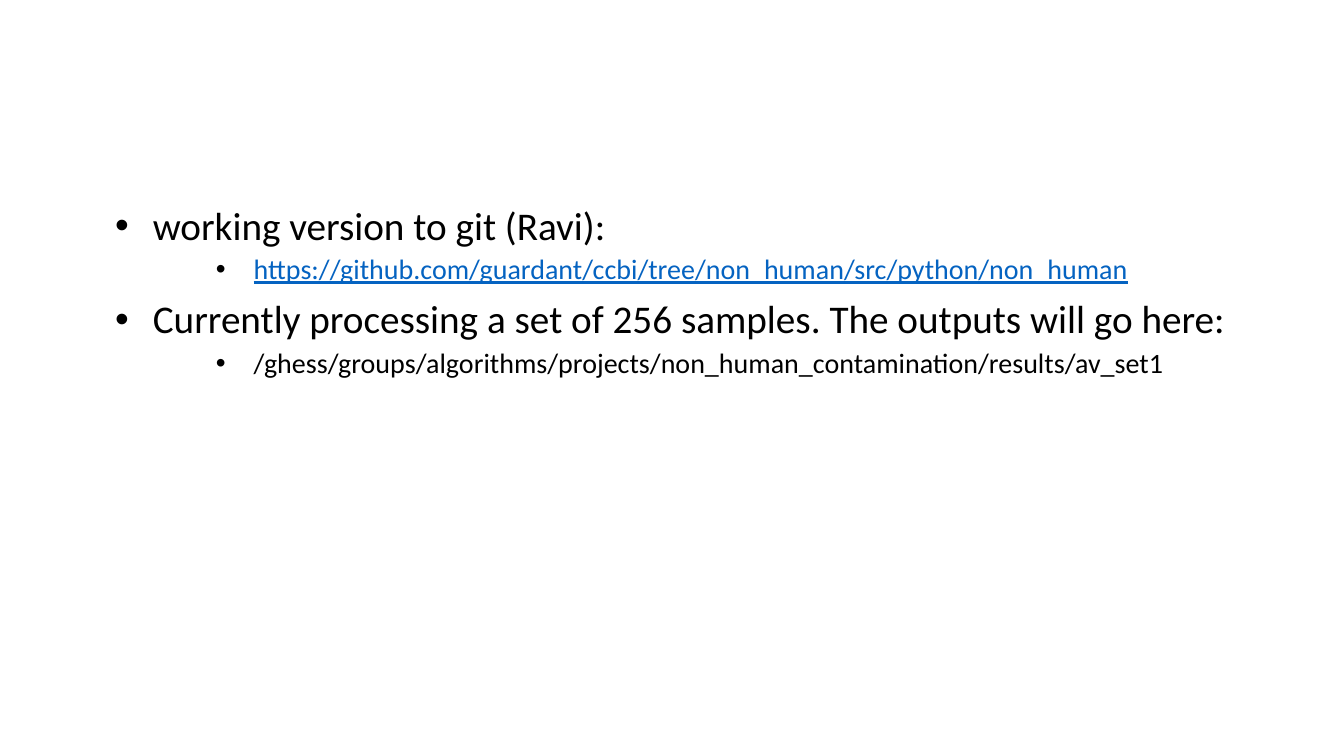
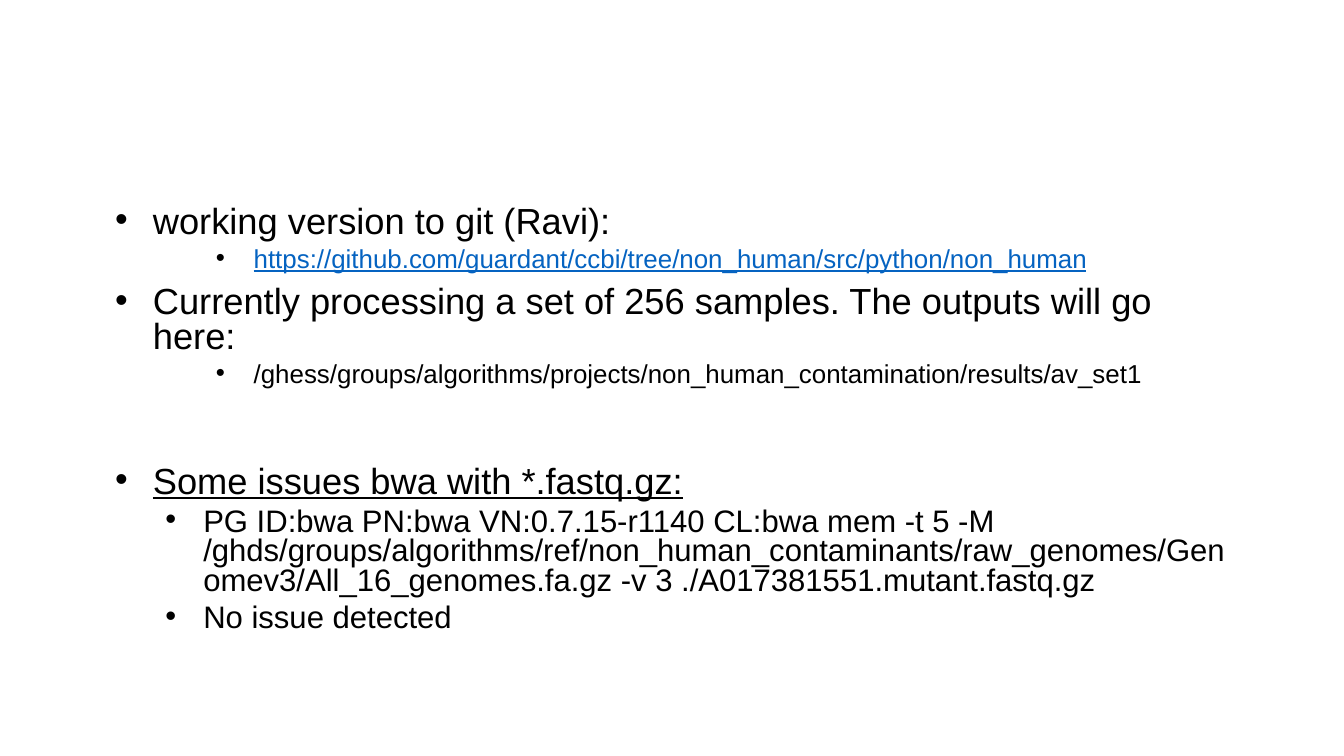
Before and after one commit to gh-xili/gh-xili, a slide deck: slide 11 of Progress_report/Ravi/Non_hg_contimination_XIANGLI_07072021.pptx. Drawn at 1344x756 pixels with LibreOffice and Linux fonts; fonts in the diff are those of the drawing. Boxes give left, top, right and bottom in pixels: in the first picture for what was removed or moved away, otherwise in the second. Text is boxed around its words. In the diff, an @@ line names an element or a change of style, - is before the commit and + after.

```diff
--- a/Progress_report/Ravi/Non_hg_contimination_XIANGLI_07072021.pptx
+++ b/Progress_report/Ravi/Non_hg_contimination_XIANGLI_07072021.pptx
@@ text at (153, 207, 1151, 389): size 28 to 25.9 pt in "working version to git (Ravi):", "Currently processing a set of 256 samples. ..."; font Calibri to Arial in "working version to git (Ravi):", "https://github.com/guardant/ccbi/tree/non_human/src/python/n ...", "Currently processing a set of 256 samples. ...", "/ghess/groups/algorithms/projects/non_human_contamination/re ..."; size 20 to 18.5 pt in "https://github.com/guardant/ccbi/tree/non_human/src/python/n ...", "/ghess/groups/algorithms/projects/non_human_contamination/re ..."; line spacing 0.9 to 0.8 @@
@@ text at (153, 467, 1224, 629): paragraphs added @@
+• Some issues bwa with *.fastq.gz:
+  • PG ID:bwa PN:bwa VN:0.7.15-r1140 CL:bwa mem -t 5 -M /ghds/groups/algorithms/ref/non_human_contaminants/raw_genomes/Genomev3/All_16_genomes.fa.gz -v 3 ./A017381551.mutant.fastq.gz
+  • No issue detected
```
Also in this commit, not shown: 8 other slides changed, 10 other files.
